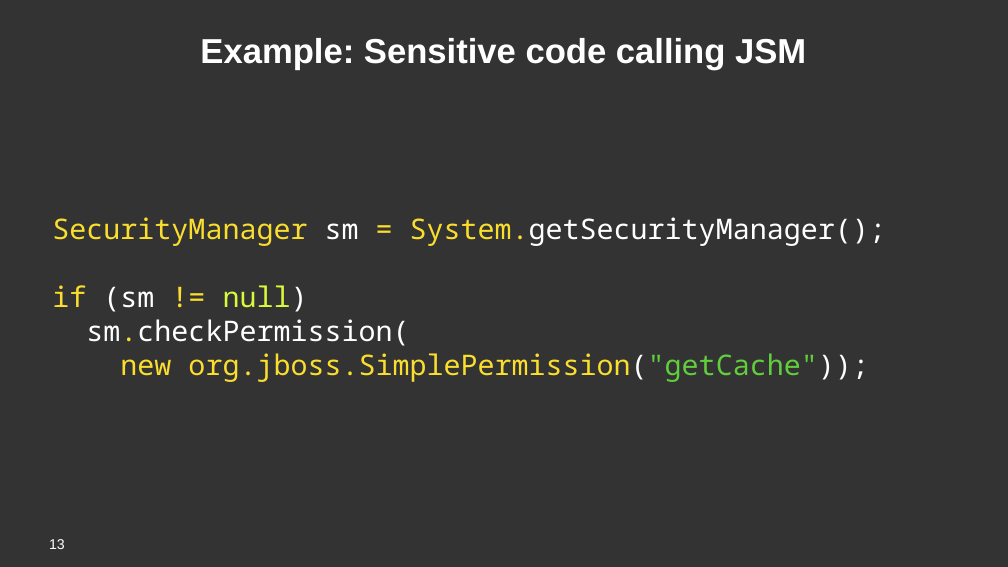
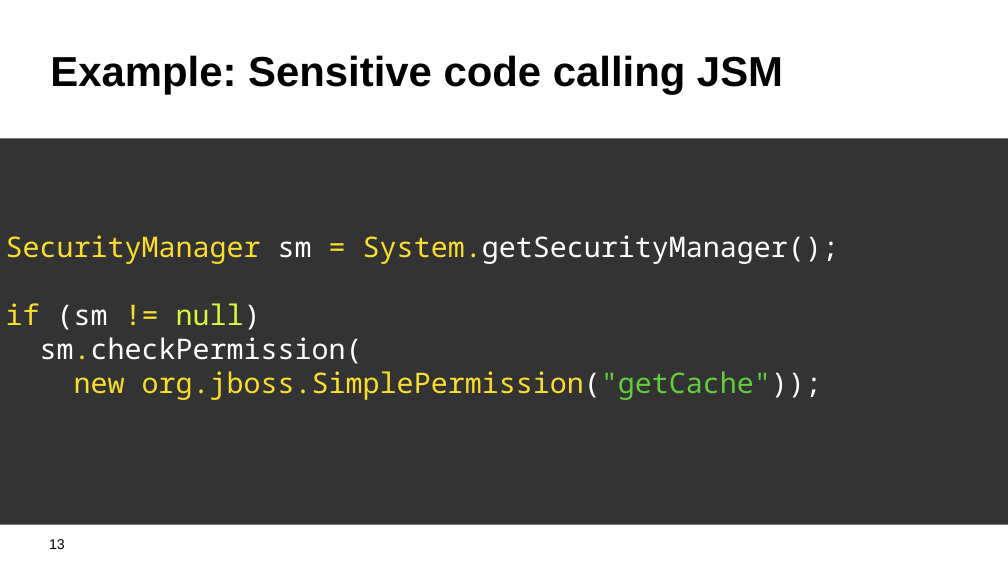
Before and after one commit to kwart/presentations, a slide deck: slide 13 of sec-man-reloaded.odp. Drawn at 1008x567 pixels with LibreOffice and Linux fonts; fonts in the diff are those of the drawing; background and template pictures are left out. Boxes give left, top, right and bottom in pixels: in the first picture for what was removed or moved away, otherwise in the second. Text is boxed around its words. In the diff, an @@ line names an element or a change of style, - is before the commit and + after.

Commit message:
unified style (code examples); threats rework

```diff
--- a/sec-man-reloaded.odp
+++ b/sec-man-reloaded.odp
@@ background #333333 to #FFFFFF @@
@@ title "Example: Sensitive code calling JSM" at [50,55,783,95]: size 44 to 53.2 pt, text colour #FFFFFF to #000000; alignment centre to left @@
@@ rectangle "SecurityManager sm = System.getSecurityManager();": place and size @@
-rectangle "SecurityManager sm = System.getSecurityManager();" at [52,217,886,382]
+rectangle "SecurityManager sm = System.getSecurityManager();" at [0,138,1008,524]
@@ rectangle "SecurityManager sm = System.getSecurityManager();" at [0,138,1008,524]: fill none to #333333 @@
@@ page number at [49,539,65,549]: text colour #FFFFFF to #000000 @@
```
Also in this commit, not shown: 6 other slides changed.
